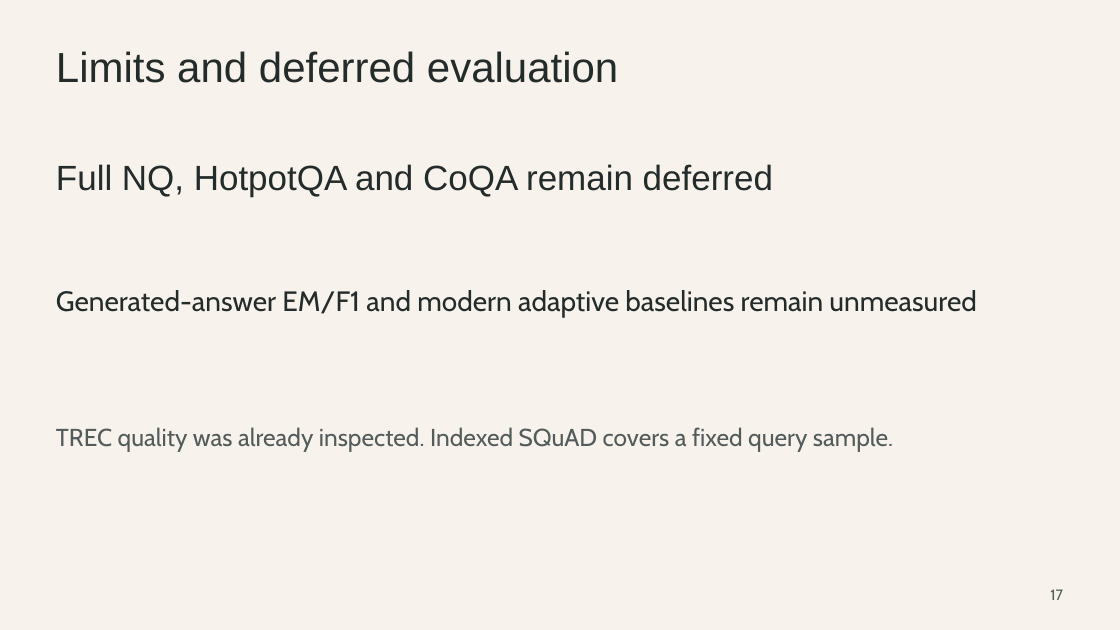
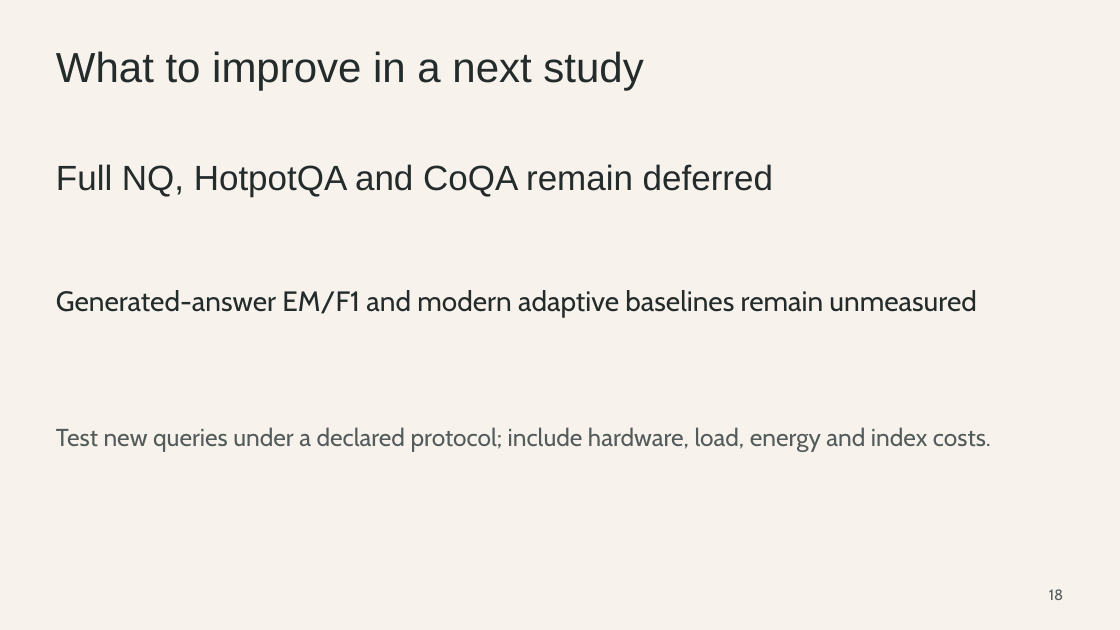
Before and after one commit to aliomar139/rag-research, a slide deck: slide 18 of docs/submission/research_presentation.pptx (slide 17 before the commit). Drawn at 1120x630 pixels with LibreOffice and Linux fonts; fonts in the diff are those of the drawing. Boxes give left, top, right and bottom in pixels: in the first picture for what was removed or moved away, otherwise in the second. Text is boxed around its words. In the diff, an @@ line names an element or a change of style, - is before the commit and + after.

Commit message:
Update research showcase and presentation materials
- Modified the macrostructure and tone in tokens.css and showcase.template.html for clarity and consistency.
- Revised the content of the research presentation to better reflect the study's contributions and findings, including updates to slide text and footers in build_research_presentation.mjs.
- Adjusted the number of slides in export_presentation_pdf.py and related scripts to ensure accurate PDF generation.
- Enhanced the rendering process in render_showcase.mjs to include updated section identifiers and improved screenshot handling.
- Updated the showcase template to reflect changes in the research narrative and results, ensuring alignment with the latest findings and terminology.
- Added detailed results from the first reproduction of the study in the showcase, clarifying the differences in methodology and outcomes compared to the original paper.

```diff
--- a/docs/submission/research_presentation.pptx
+++ b/docs/submission/research_presentation.pptx
@@ text at (56, 51, 643, 90): text changed @@
-Limits and deferred evaluation
+What to improve in a next study
@@ text at (56, 427, 991, 452): text changed @@
-TREC quality was already inspected. Indexed SQuAD covers a fixed query sample.
+Test new queries under a declared protocol; include hardware, load, energy and index costs.
@@ text at (1049, 589, 1063, 600): text changed @@
-17
+18
```
Also in this commit, not shown: 18 other slides changed, 2 slides added, 1 slide removed, 16 other files.
